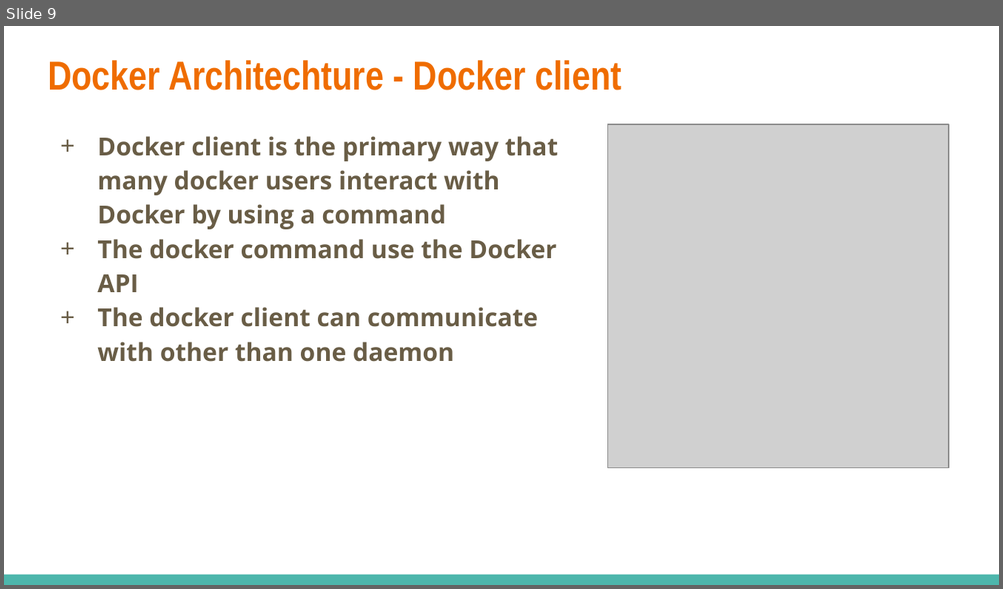
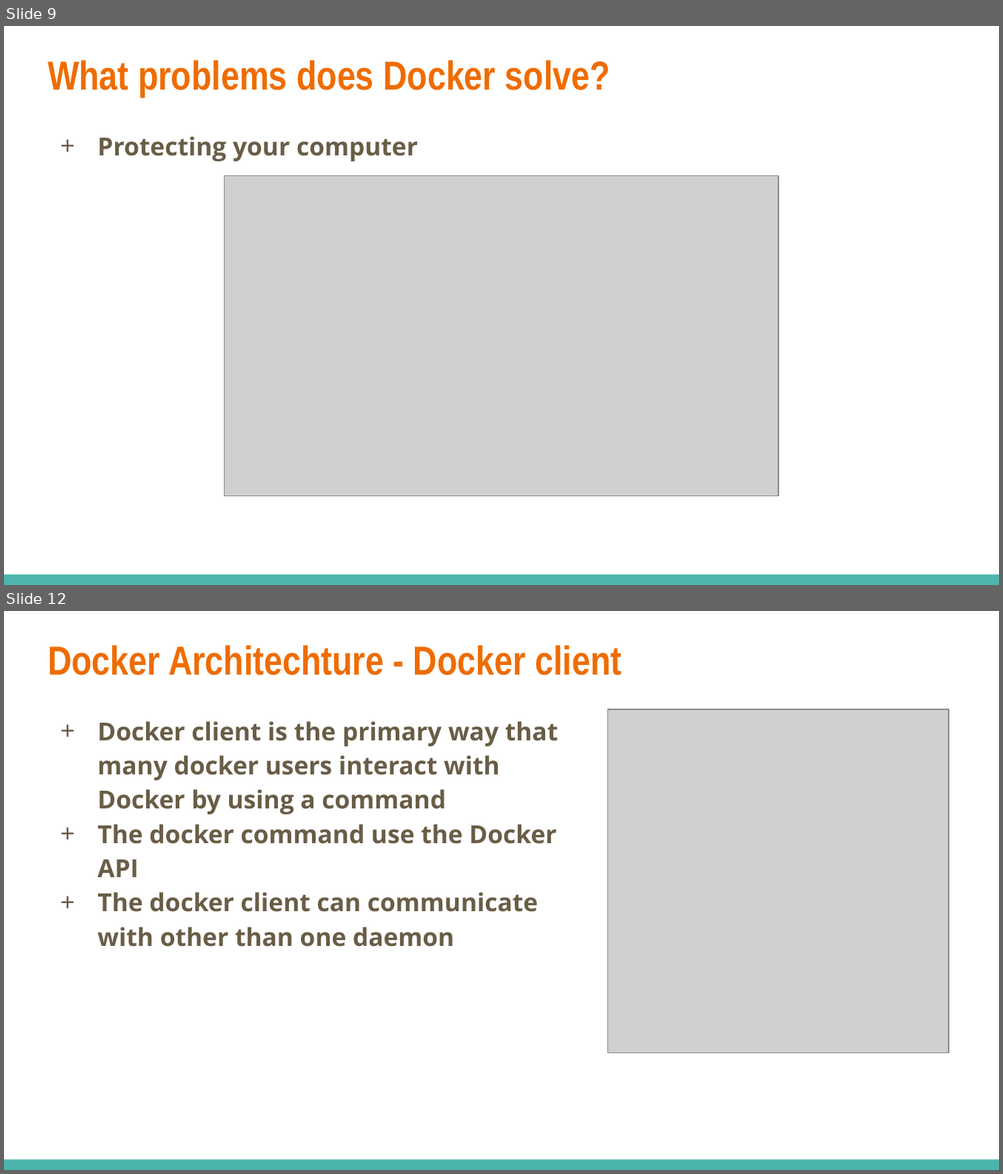
Before and after one commit to dinhhung09138/Learning-Example, a slide deck: docker/Docker - 01 - Basic.pptx. Shown one above the other, each under a label of ours: slide 9 before the commit, slides 9 and 12 after it; the slides between them are not shown. The pictures are 1003x589 and 1003x1174 pixels, drawn with LibreOffice and Linux fonts; fonts in the diff are those of the drawing; grey boxes stand for pictures. Boxes give left, top, right and bottom in pixels: in the first picture for what was removed or moved away, otherwise in the second. Text is boxed around its words. In the diff, an @@ line names an element or a change of style, - is before the commit and + after.

Commit message:
Docker introduction

```diff
--- a/docker/Docker - 01 - Basic.pptx
+++ b/docker/Docker - 01 - Basic.pptx
@@ slide 9 added at (x1=4, y1=26, x2=999, y2=585), background #FFFFFF; not listed: 1 template element that a slide beside it also shows @@
@@ title added at (x1=48, y1=60, x2=610, y2=97), 29.4 pt, text #EF6C00, bold @@
+What problems does Docker solve?
@@ text added at (x1=97, y1=136, x2=418, y2=161), 18 pt, text #695D46, bold @@
++ Protecting your computer
@@ picture added at (x1=225, y1=176, x2=779, y2=497) @@
@@ what was slide 9 is now slide 12 @@
```
Also in this commit, not shown: 7 slides changed, 3 other slides added.
